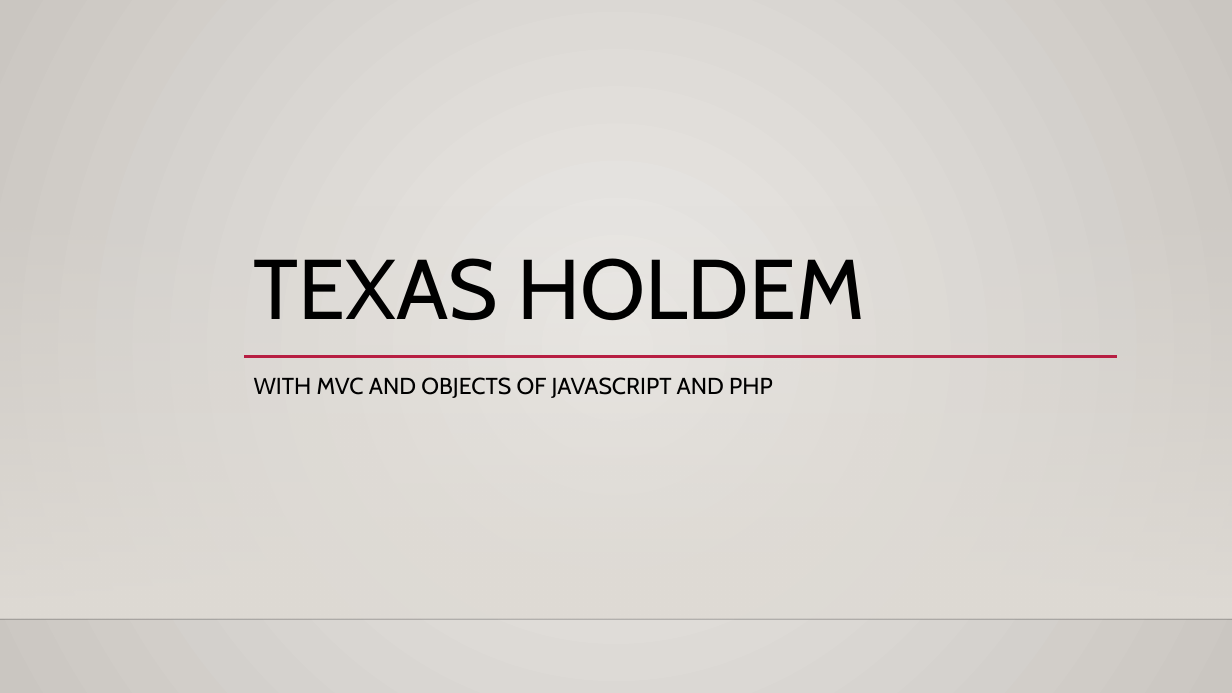
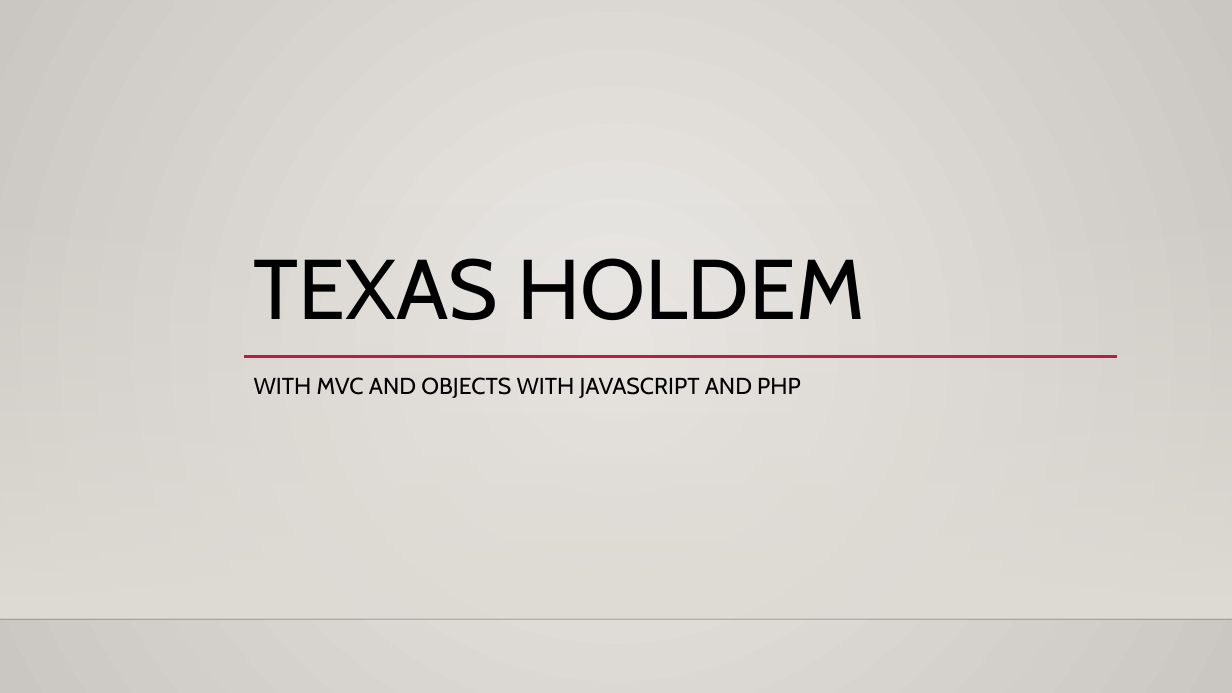
Before and after one commit to bl2746750/LeeByoungmo_CIS_17b_47697, a slide deck: slide 1 of Proj/Texas holdem.pptx. Drawn at 1232x693 pixels with LibreOffice and Linux fonts; fonts in the diff are those of the drawing; background and template pictures are left out. Boxes give left, top, right and bottom in pixels: in the first picture for what was removed or moved away, otherwise in the second. Text is boxed around its words. In the diff, an @@ line names an element or a change of style, - is before the commit and + after.

```diff
--- a/Proj/Texas holdem.pptx
+++ b/Proj/Texas holdem.pptx
@@ subtitle at bbox=[254, 377, 801, 398]: text changed @@
-WITH MVC AND OBJECTS OF JAVASCRIPT AND PHP
+WITH MVC AND OBJECTS WITH JAVASCRIPT AND PHP
```
Also in this commit, not shown: 7 other slides changed, 3 other files.
